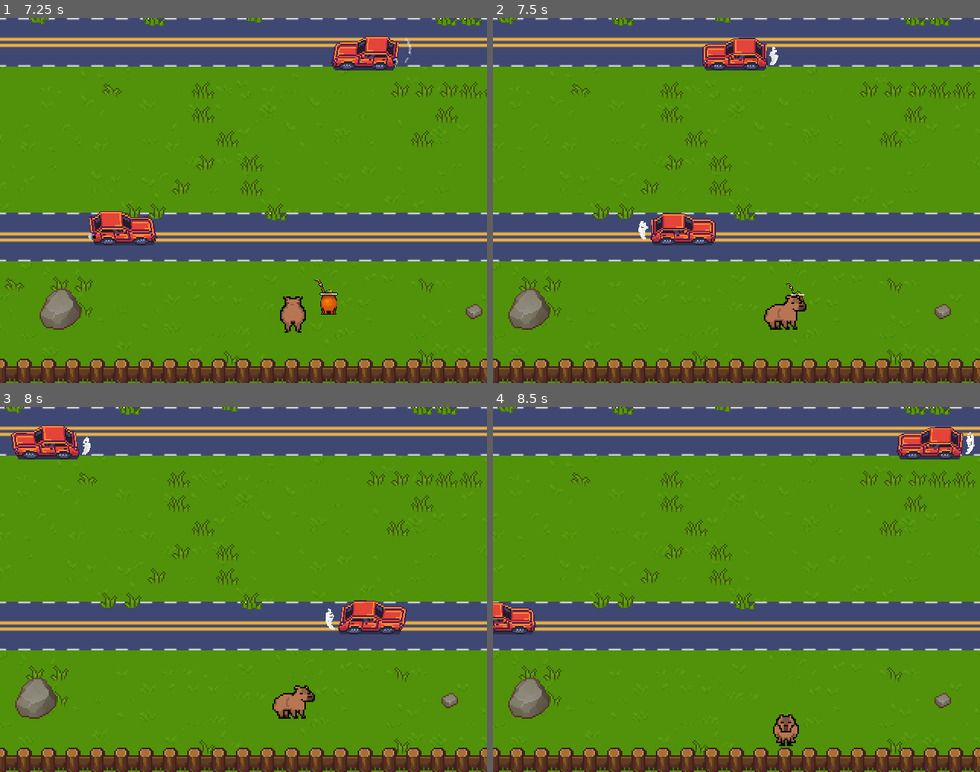
Above: before the commit, frames 1-4 (two rows, left to right).
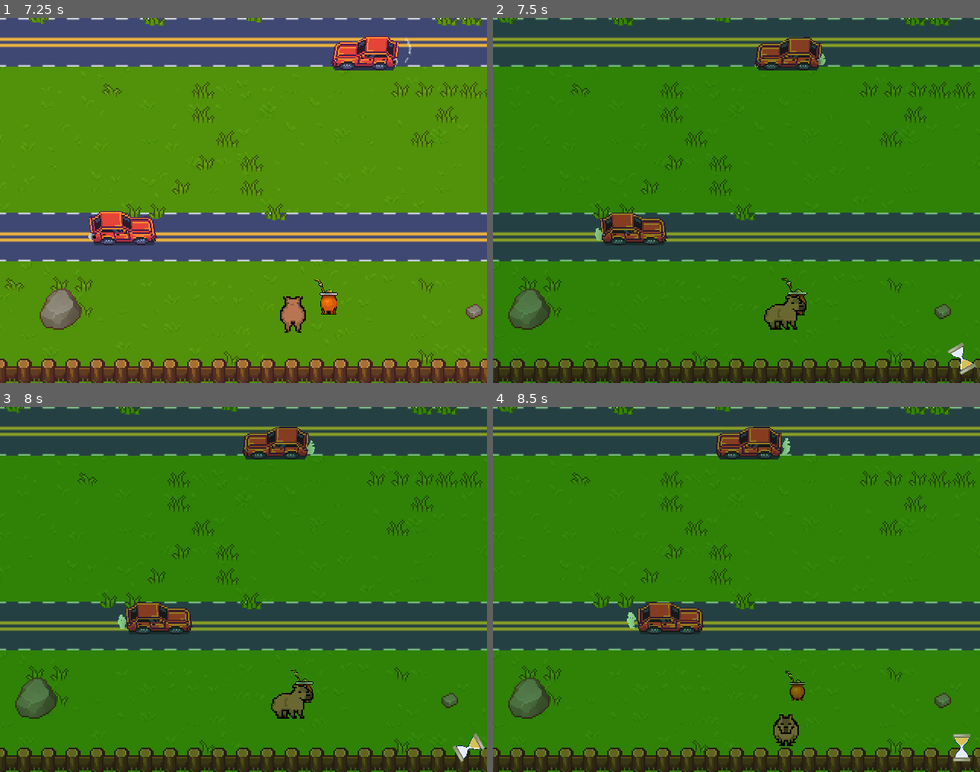
Above: after the commit, the same moments.

Repository: manuelxp95/RoadToCarpincho
Game: Godot game, scene res://game/Levels/LevelSample.tscn
Two runs of this game, one before a commit and one after it. Both use one fixed random seed, a clock stepped at 60 frames per second and the inputs below. Sound files missing from this copy of the repository are replaced by a short silence.
Inputs:
- Up to frame 1 (7.25 s): tap Enter at 0.5 s; hold Right (ui_right) 0.53-1.28 s; hold Down (ui_down) 1.28-2.03 s; hold Right (ui_right) 2.03-2.78 s; hold Up (ui_up) 2.78-3.53 s; hold Left (ui_left) 3.53-5.03 s; hold Down (ui_down) 5.03-5.78 s; hold Right (ui_right) 5.78-6.53 s; hold Up (ui_up) from 6.53 s (still down)
- Up to frame 2 (7.5 s): release Up (ui_up) at 7.28 s; hold Right (ui_right) from 7.28 s (still down)
- Up to frame 3 (8 s): keep holding Right (ui_right)
- Up to frame 4 (8.5 s): release Right (ui_right) at 8.03 s; hold Down (ui_down) from 8.03 s (still down)

Frame 1 is identical in both runs. In frame 2, 99% of the frame differs, in the area x 0-100%, y 0-100%; in frame 3, 99%; in frame 4, 99%.

Commit message:
PowerUp mate - Added

Diff:
--- a/game/Levels/LevelSample.gd
+++ b/game/Levels/LevelSample.gd
@@ -2,10 +2,16 @@
 
 onready var player = $Carpincho
 onready var respawn_pos= $Respawn
+onready var vehicles= $Vehicles
+onready var powerup= $Powerup
 
 func _ready():
 	player.connect("take_damage",self,"respawn")
+	powerup.connect("consume",self,"slowtime")
 #	GlobalSfx.music()
 
 func respawn():
 	player.global_position= respawn_pos.global_position
+
+#func slowtime():
+#	vehicles.vel= Vector2(-10,0)
--- a/game/Levels/LevelSample.tscn
+++ b/game/Levels/LevelSample.tscn
@@ -248,5 +248,7 @@
 [node name="Respawn" type="Position2D" parent="."]
 position = Vector2( 312, 440 )
 
-[node name="MatePowerUp" parent="." instance=ExtResource( 8 )]
+[node name="Powerup" type="Node" parent="."]
+
+[node name="MatePowerUp" parent="Powerup" instance=ExtResource( 8 )]
 position = Vector2( 384, 504 )
--- /dev/null
+++ b/game/Levels/SlowTime.gd
@@ -0,0 +1,31 @@
+extends Node
+
+const END_VALUE = Engine.time_scale
+
+var time_start: float
+var duration_ms: float
+var start_value: float
+
+var is_active= false
+
+func start(duration= 5, strength= 0.9 ):
+	time_start=OS.get_ticks_msec()
+	duration_ms= duration*1000
+	start_value=1-strength;
+	Engine.time_scale=start_value
+	is_active=true
+
+func _process(delta):
+	if is_active:
+		var current_time =OS.get_ticks_msec()-time_start
+		var value = easeInCubic(current_time,start_value,END_VALUE,duration_ms)
+		if current_time >= duration_ms:
+			is_active =false
+			value= END_VALUE
+			Engine.time_scale=END_VALUE
+
+
+
+func easeInCubic(t,b,c,d):
+	t/=d
+	return c*t*t*t + b
--- a/game/animals/Carpincho.gd
+++ b/game/animals/Carpincho.gd
@@ -1,6 +1,6 @@
 extends KinematicBody2D
 
-#-------------------- Señales
+#-------------------- Signals
 signal take_damage()
 
 #-------------------- Global Variables
@@ -8,6 +8,7 @@
 export var vel = Vector2(960.0,960.0)
 
 #-------------------- Local Variables
+const vel_const = Vector2(960.0,960.0)
 
 var mov= Vector2.ZERO
 var can_move= true
@@ -21,10 +22,17 @@
 onready var t_standby=$TimerStandby
 
 
+func _ready() -> void:
+	$SlowTime.visible=false
+	$Camera2D/PoweUp/VBoxContainer.visible=false
+
+
 func _physics_process(_delta):
+	check_speed()
 	mov.x= vel.x * direction_input().x
 	mov.y= vel.y * direction_input().y
 	move_and_slide(mov,Vector2.UP)
+
 
 
 #--------------- Only standby control
@@ -71,6 +79,8 @@
 	emit_signal("take_damage")
 	DataPlayer.damage()
 
+func mate_powerup():
+	$Camera2D/PoweUp/AnimationPower.play("slowtime")
 
 # standby controler
 func _on_TimerStandby_timeout():
@@ -79,3 +89,10 @@
 	animation.play("await")
 	yield(get_tree().create_timer(3.5),"timeout")
 	animation.play("sit")
+
+func check_speed() -> void:
+	var current_time= Engine.time_scale
+	if current_time != 1.0:
+		vel = vel_const * 10
+	else:
+		vel = vel_const
--- a/game/animals/Carpincho.tscn
+++ b/game/animals/Carpincho.tscn
@@ -1,7 +1,17 @@
-[gd_scene load_steps=11 format=2]
+[gd_scene load_steps=24 format=2]
 
 [ext_resource path="res://resources/animals/carpincho_16bits.png" type="Texture" id=1]
 [ext_resource path="res://game/animals/Carpincho.gd" type="Script" id=2]
+[ext_resource path="res://resources/powerup/green/frame_09.png" type="Texture" id=3]
+[ext_resource path="res://resources/powerup/green/frame_06.png" type="Texture" id=4]
+[ext_resource path="res://resources/powerup/green/frame_01.png" type="Texture" id=5]
+[ext_resource path="res://resources/powerup/green/frame_10.png" type="Texture" id=6]
+[ext_resource path="res://resources/powerup/green/frame_02.png" type="Texture" id=7]
+[ext_resource path="res://resources/powerup/green/frame_05.png" type="Texture" id=8]
+[ext_resource path="res://resources/powerup/green/frame_07.png" type="Texture" id=9]
+[ext_resource path="res://resources/powerup/green/frame_08.png" type="Texture" id=10]
+[ext_resource path="res://resources/powerup/green/frame_04.png" type="Texture" id=11]
+[ext_resource path="res://resources/powerup/green/frame_03.png" type="Texture" id=12]
 
 [sub_resource type="Animation" id=5]
 length = 0.001
@@ -120,6 +130,70 @@
 }
 
 [sub_resource type="RectangleShape2D" id=3]
+
+[sub_resource type="Animation" id=13]
+length = 0.001
+tracks/0/type = "value"
+tracks/0/path = NodePath("../../SlowTime:visible")
+tracks/0/interp = 1
+tracks/0/loop_wrap = true
+tracks/0/imported = false
+tracks/0/enabled = true
+tracks/0/keys = {
+"times": PoolRealArray( 0 ),
+"transitions": PoolRealArray( 1 ),
+"update": 0,
+"values": [ true ]
+}
+
+[sub_resource type="Animation" id=14]
+resource_name = "slowtime"
+length = 0.5
+step = 0.01
+tracks/0/type = "value"
+tracks/0/path = NodePath("../../SlowTime:visible")
+tracks/0/interp = 1
+tracks/0/loop_wrap = true
+tracks/0/imported = false
+tracks/0/enabled = true
+tracks/0/keys = {
+"times": PoolRealArray( 0, 0.5 ),
+"transitions": PoolRealArray( 1, 1 ),
+"update": 1,
+"values": [ true, false ]
+}
+tracks/1/type = "value"
+tracks/1/path = NodePath("VBoxContainer/AnimatedSprite:frame")
+tracks/1/interp = 1
+tracks/1/loop_wrap = true
+tracks/1/imported = false
+tracks/1/enabled = true
+tracks/1/keys = {
+"times": PoolRealArray( 0, 0.02, 0.04, 0.06, 0.08, 0.1, 0.12, 0.2, 0.3, 0.4, 0.48 ),
+"transitions": PoolRealArray( 1, 1, 1, 1, 1, 1, 1, 1, 1, 1, 1 ),
+"update": 1,
+"values": [ 4, 5, 6, 7, 8, 9, 0, 1, 2, 3, 4 ]
+}
+tracks/2/type = "value"
+tracks/2/path = NodePath("VBoxContainer:visible")
+tracks/2/interp = 1
+tracks/2/loop_wrap = true
+tracks/2/imported = false
+tracks/2/enabled = true
+tracks/2/keys = {
+"times": PoolRealArray( 0, 0.5 ),
+"transitions": PoolRealArray( 1, 1 ),
+"update": 1,
+"values": [ true, false ]
+}
+
+[sub_resource type="SpriteFrames" id=11]
+animations = [ {
+"frames": [ ExtResource( 5 ), ExtResource( 7 ), ExtResource( 12 ), ExtResource( 11 ), ExtResource( 8 ), ExtResource( 4 ), ExtResource( 9 ), ExtResource( 10 ), ExtResource( 3 ), ExtResource( 6 ) ],
+"loop": true,
+"name": "default",
+"speed": 5.0
+} ]
 
 [node name="Carpincho" type="KinematicBody2D"]
 z_index = 50
@@ -151,6 +225,9 @@
 [node name="CollisionShape2D" type="CollisionShape2D" parent="."]
 position = Vector2( 0, 65 )
 shape = SubResource( 3 )
+
+[node name="SlowTime" type="CanvasModulate" parent="."]
+color = Color( 0.580392, 0.886275, 0.588235, 1 )
 
 [node name="Camera2D" type="Camera2D" parent="."]
 current = true
@@ -163,6 +240,28 @@
 drag_margin_v_enabled = true
 editor_draw_drag_margin = true
 
+[node name="PoweUp" type="CanvasLayer" parent="Camera2D"]
+
+[node name="AnimationPower" type="AnimationPlayer" parent="Camera2D/PoweUp"]
+anims/RESET = SubResource( 13 )
+anims/slowtime = SubResource( 14 )
+
+[node name="VBoxContainer" type="VBoxContainer" parent="Camera2D/PoweUp"]
+anchor_top = 1.0
+anchor_right = 1.0
+anchor_bottom = 1.0
+margin_top = -44.0
+alignment = 2
+__meta__ = {
+"_edit_use_anchors_": false
+}
+
+[node name="AnimatedSprite" type="AnimatedSprite" parent="Camera2D/PoweUp/VBoxContainer"]
+position = Vector2( 616, 12 )
+scale = Vector2( 0.1, 0.1 )
+frames = SubResource( 11 )
+frame = 4
+
 [node name="TimerStandby" type="Timer" parent="."]
 wait_time = 10.0
 one_shot = true
--- a/game/powerups/MatePowerUp.gd
+++ b/game/powerups/MatePowerUp.gd
@@ -1,6 +1,9 @@
 extends Area2D
 
-
+signal consume
 
 func _on_MatePowerUp_body_entered(body):
+	body.mate_powerup()
+	$SlowTime.start()
+	emit_signal("consume")
 	$MateAnimation.play("consume")
--- a/game/powerups/MatePowerUp.tscn
+++ b/game/powerups/MatePowerUp.tscn
@@ -1,8 +1,9 @@
-[gd_scene load_steps=8 format=2]
+[gd_scene load_steps=9 format=2]
 
 [ext_resource path="res://resources/powerup/mate.png" type="Texture" id=1]
 [ext_resource path="res://game/powerups/MatePowerUp.gd" type="Script" id=2]
 [ext_resource path="res://resources/sfx/sound_of_mate.wav" type="AudioStream" id=3]
+[ext_resource path="res://game/Levels/SlowTime.gd" type="Script" id=4]
 
 [sub_resource type="CircleShape2D" id=1]
 radius = 220.735
@@ -85,6 +86,8 @@
 
 [node name="MatePowerUp" type="Area2D"]
 scale = Vector2( 0.05, 0.05 )
+collision_layer = 0
+collision_mask = 2
 script = ExtResource( 2 )
 
 [node name="Sprite" type="Sprite" parent="."]
@@ -104,4 +107,7 @@
 stream = ExtResource( 3 )
 bus = "Effects"
 
+[node name="SlowTime" type="Node" parent="."]
+script = ExtResource( 4 )
+
 [connection signal="body_entered" from="." to="." method="_on_MatePowerUp_body_entered"]
--- a/game/vehicle/VehicleBase.gd
+++ b/game/vehicle/VehicleBase.gd
@@ -1,6 +1,6 @@
 extends KinematicBody2D
 
-var vel = Vector2(-100,0)
+export var vel = Vector2(-100,0)
 var my_pos = Vector2.ZERO
 var my_dir = 0
 
Binary file added: resources/powerup/green/frame_01.png
Not shown, added: resources/powerup/green/frame_01.png.import
Binary file added: resources/powerup/green/frame_02.png
Not shown, added: resources/powerup/green/frame_02.png.import
Binary file added: resources/powerup/green/frame_03.png
Not shown, added: resources/powerup/green/frame_03.png.import
Binary file added: resources/powerup/green/frame_04.png
Not shown, added: resources/powerup/green/frame_04.png.import
Binary file added: resources/powerup/green/frame_05.png
Not shown, added: resources/powerup/green/frame_05.png.import
Binary file added: resources/powerup/green/frame_06.png
Not shown, added: resources/powerup/green/frame_06.png.import
(and 8 more such lines)
